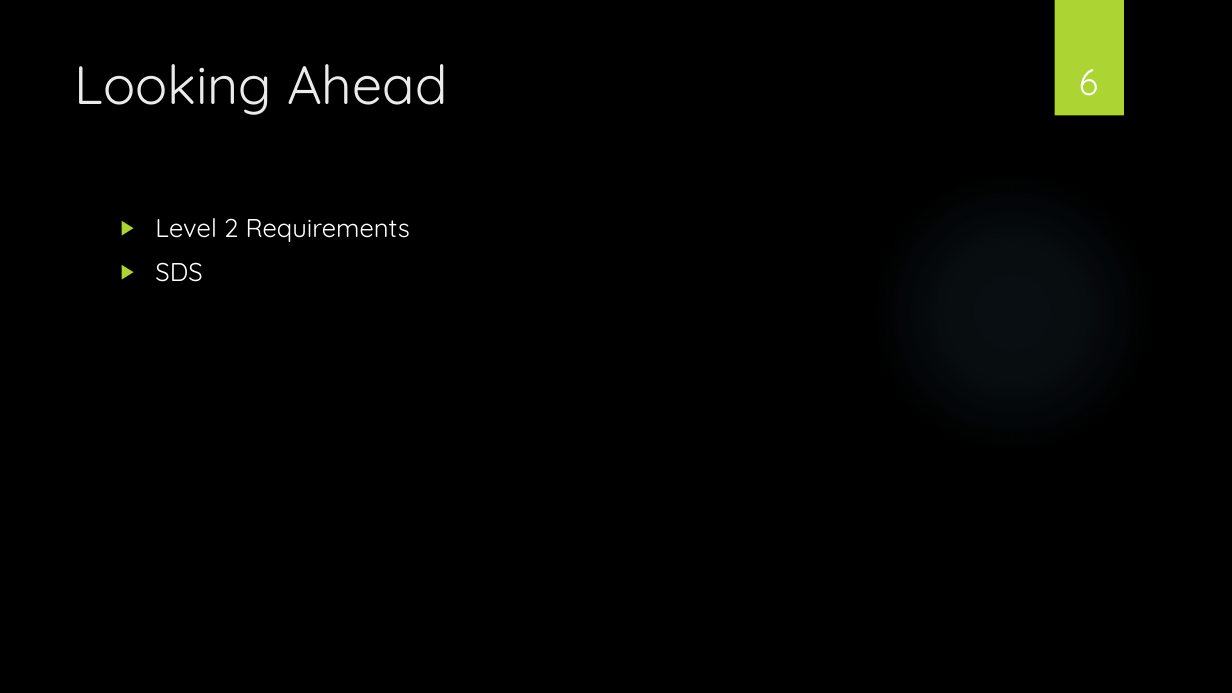
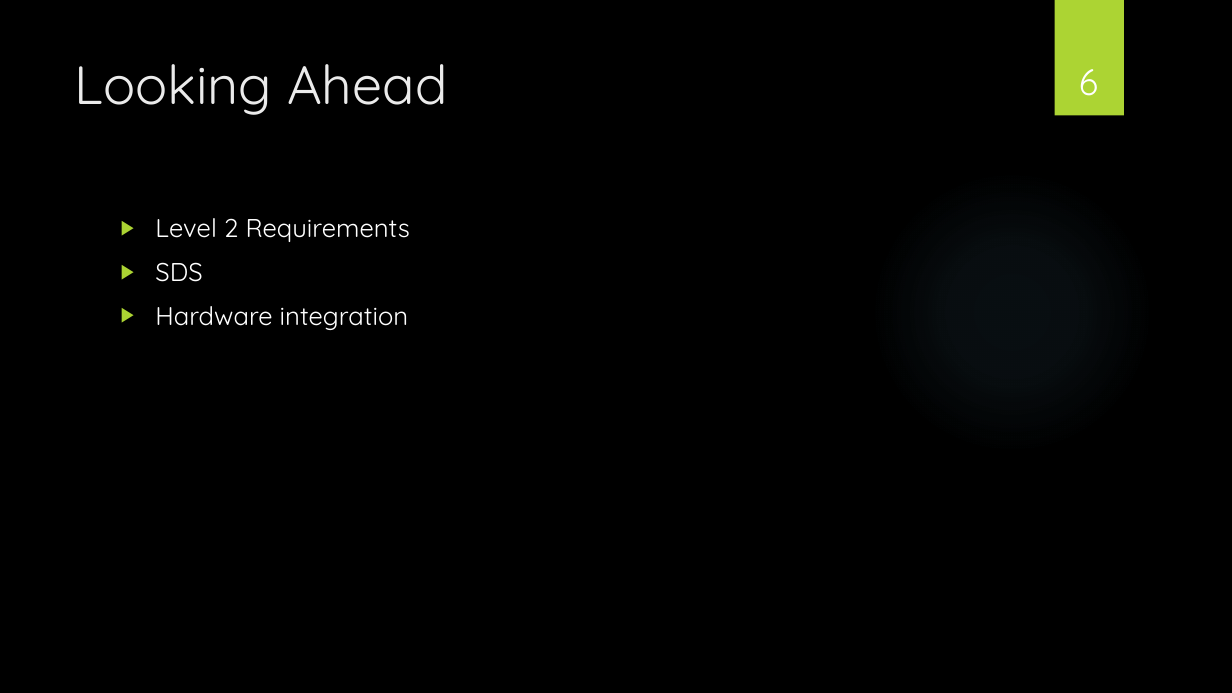
Before and after one commit to powellb1/CapStone, a slide deck: slide 6 of Documentation/Class Presentations/Are We There Yet Progress Report 6.pptx. Drawn at 1232x693 pixels with LibreOffice and Linux fonts; fonts in the diff are those of the drawing; background and template pictures are left out. Boxes give left, top, right and bottom in pixels: in the first picture for what was removed or moved away, otherwise in the second. Text is boxed around its words. In the diff, an @@ line names an element or a change of style, - is before the commit and + after.

```diff
--- a/Documentation/Class Presentations/Are We There Yet Progress Report 6.pptx
+++ b/Documentation/Class Presentations/Are We There Yet Progress Report 6.pptx
@@ text at box(155, 306, 408, 330): paragraph added @@
+▶ Hardware integration
```
Also in this commit, not shown: 2 other slides changed.
